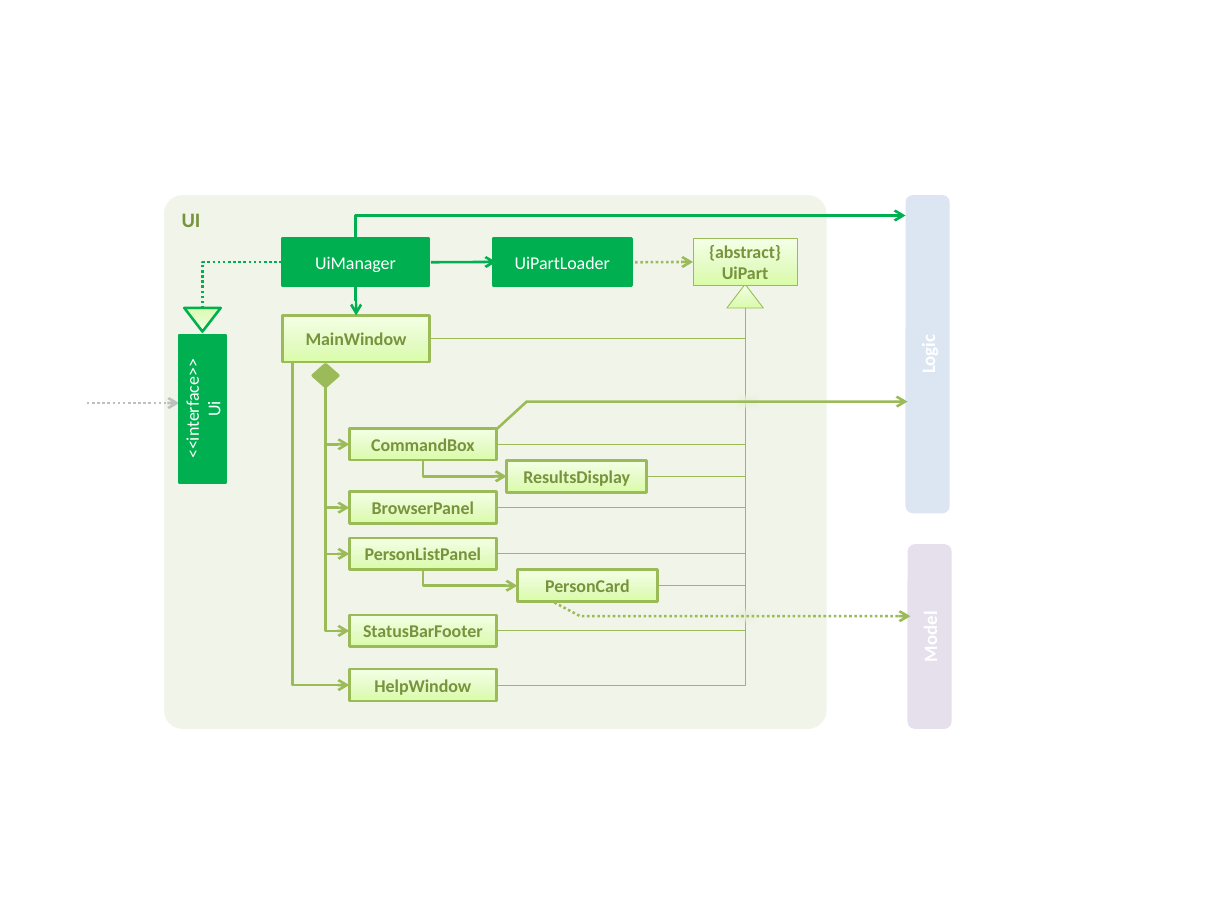
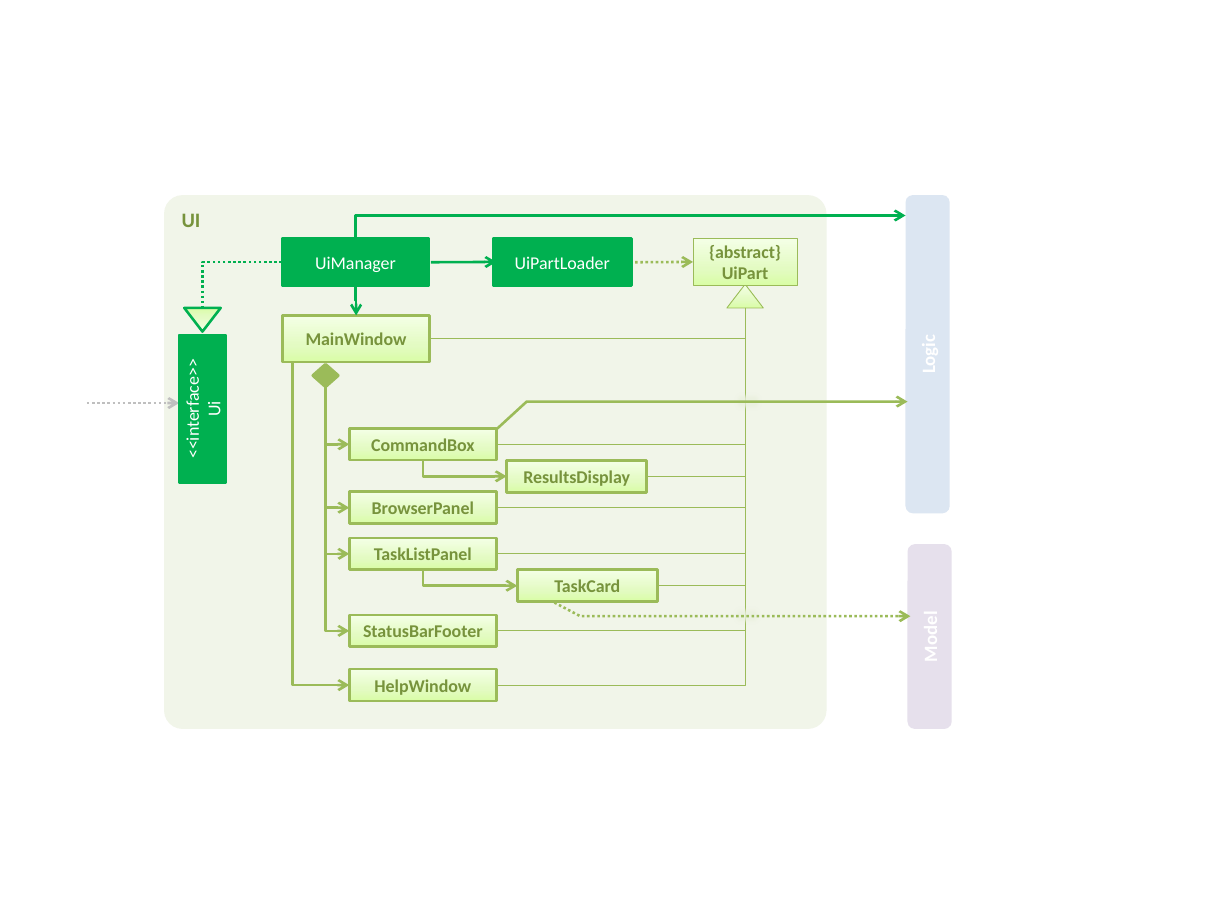
Before and after one commit to tanboonjoon/main, a slide deck: slide 4 of docs/diagrams/Diagrams.pptx. Drawn at 1232x924 pixels with LibreOffice and Linux fonts; fonts in the diff are those of the drawing. Boxes give left, top, right and bottom in pixels: in the first picture for what was removed or moved away, otherwise in the second. Text is boxed around its words. In the diff, an @@ line names an element or a change of style, - is before the commit and + after.

```diff
--- a/docs/diagrams/Diagrams.pptx
+++ b/docs/diagrams/Diagrams.pptx
@@ text in rectangle at (x1=374, y1=547, x2=472, y2=560): text changed @@
-PersonListPanel
+TaskListPanel
@@ text in rectangle at (x1=554, y1=579, x2=620, y2=592): text changed @@
-PersonCard
+TaskCard
```
Also in this commit, not shown: 5 other slides changed.
